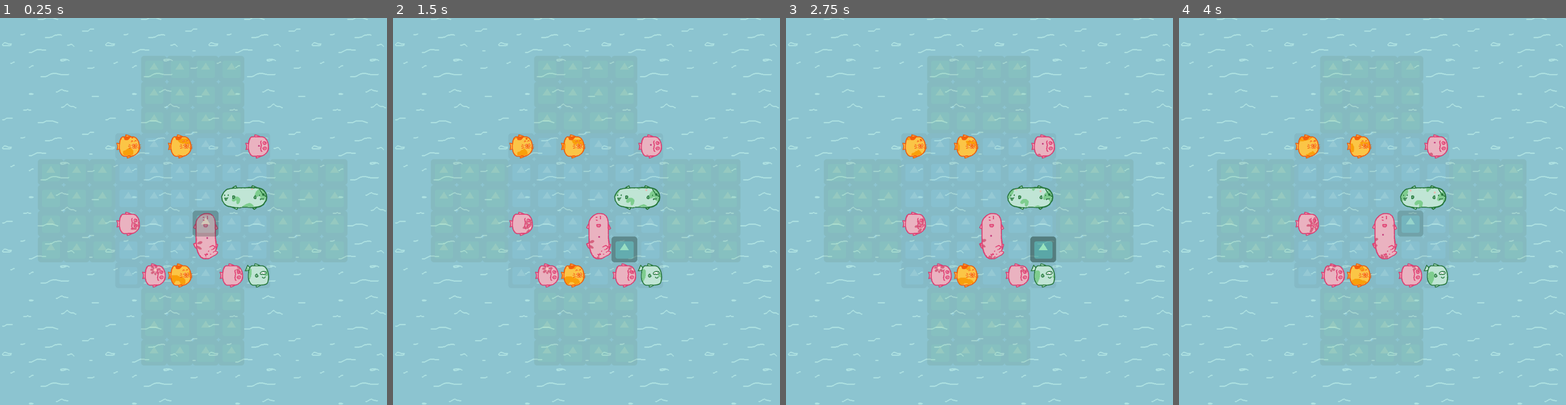
Above: before the commit, frames 1-4 (left to right).
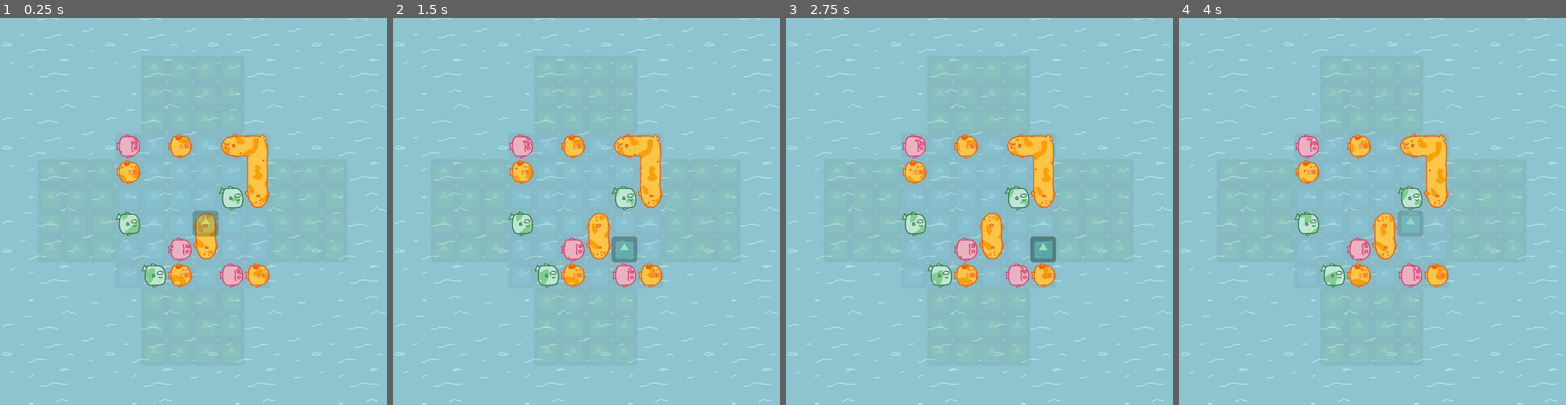
Above: after the commit, the same moments.

Repository: amckendry2/sokoban-cargo
Game: Godot game, scene res://Scenes/Docks.tscn
The game is run twice, just before and just after one commit, with the same random seed, the same clock (stepped at 60 frames per second) and the same inputs. The engine's default icon, where the game draws it, is replaced by a stand-in: a white triangle on a blue panel in a dark square.
Inputs:
- Up to frame 1 (0.25 s): no input
- Up to frame 2 (1.5 s): hold D (move_right) 0.53-1.28 s; tap E (delete_block) at 0.6 s; tap Enter at 1.25 s; hold S (move_down) from 1.28 s (still down); tap Space (select_block) at 1.35 s
- Up to frame 3 (2.75 s): tap Space (select_block) at 2 s; release S (move_down) at 2.03 s; hold D (move_right) from 2.03 s (still down); tap E (delete_block) at 2.1 s
- Up to frame 4 (4 s): release D (move_right) at 2.78 s; hold W (move_up) 2.78-3.53 s; tap Space (select_block) at 2.85 s; tap Enter at 3.5 s; hold A (move_left) from 3.53 s (still down); tap E (delete_block) at 3.6 s

The runs differ from the first frame. In frame 1, 3.9% of the frame differs, in the area x 29-70%, y 29-70%; in frame 2, 3.9%; in frame 3, 3.9%; in frame 4, 3.9%.

Commit message:
enabled chowder shader on animated block groups

Diff:
--- a/Scenes/AnimatedBlockGroup.tscn
+++ b/Scenes/AnimatedBlockGroup.tscn
@@ -1,9 +1,12 @@
-[gd_scene load_steps=3 format=2]
+[gd_scene load_steps=4 format=2]
 
 [ext_resource path="res://Scripts/AnimatedBlockGroup.gd" type="Script" id=1]
 [ext_resource path="res://Assets/ArtTileSet.tres" type="TileSet" id=2]
+[ext_resource path="res://Assets/Shaders/ChowderBlue.tres" type="Material" id=3]
 
 [node name="AnimatedBlockGroup" type="TileMap"]
+material = ExtResource( 3 )
 tile_set = ExtResource( 2 )
 format = 1
 script = ExtResource( 1 )
+tile_index = 0
--- a/Scripts/AnimatedBlockGroup.gd
+++ b/Scripts/AnimatedBlockGroup.gd
@@ -1,16 +1,19 @@
 extends DynamicTileMap
 
 const BlockLogic = preload("res://Scripts/BlockLogic.gd")
+const tile_set_resource = preload("res://Assets/ArtTileSet.tres")
 
 var _move_target: Vector2
 var _timer: Timer = null
 var _origin: Vector2
 
 # direction: BlockLogic.MoveDirection
-func init(direction, timer: Timer):
+func init(direction, timer: Timer, block_material, _tile_index):
 	_move_target = BlockLogic.directionToVec(direction) * 64
 	_timer = timer
 	_origin = position
+	tile_index = _tile_index
+	material = block_material
 	# TODO(Julian): use the correct chowder material
 
 func _process(_delta: float) -> void:
--- a/Scripts/BlockGrid.gd
+++ b/Scripts/BlockGrid.gd
@@ -4,6 +4,18 @@
 
 const animated_block_group_scene = preload("res://Scenes/AnimatedBlockGroup.tscn")
 const BlockLogic = preload("res://Scripts/BlockLogic.gd")
+
+var shader_materials = {
+	BlockLogic.BlockColor.BLUE: preload("res://Assets/Shaders/ChowderBlue.tres"),
+	BlockLogic.BlockColor.GREEN: preload("res://Assets/Shaders/ChowderGreen.tres"),
+	BlockLogic.BlockColor.YELLOW: preload("res://Assets/Shaders/ChowderOrange.tres")
+}
+
+var tile_color_indexes = {
+	BlockLogic.BlockColor.GREEN: 0,
+	BlockLogic.BlockColor.YELLOW: 1,
+	BlockLogic.BlockColor.BLUE: 2,
+}
 
 var block_state: Dictionary = {}
 var next_block_state: Dictionary = {}
@@ -36,7 +48,9 @@
 	# Could be an issue in BlockLogic or with (Dynamic)TileMap
 	for block in moved_blocks:
 		var animated_block = animated_block_group_scene.instance()
-		animated_block.init(direction, $BlockMoveTimer)
+		var block_material = shader_materials[block.color]
+		var tile_index = tile_color_indexes[block.color]
+		animated_block.init(direction, $BlockMoveTimer, block_material, tile_index)
 		animated_block.add_block(block)
 		$AnimatedBlocks.add_child(animated_block)
 	next_block_state = new_state
--- a/Scripts/BlockLogic.gd
+++ b/Scripts/BlockLogic.gd
@@ -1,6 +1,6 @@
 class_name BlockLogic extends Node2D
 
-enum BlockColor {RED, GREEN, BLUE, YELLOW}
+enum BlockColor {GREEN, BLUE, YELLOW}
 
 static func getRandomColor():
 	var keys = BlockColor.keys()
@@ -320,14 +320,11 @@
 
 # Separate a set of blocks by their color.
 static func partitionTilesByColor(blocks: Dictionary) -> Dictionary:
-	var redBlocks = {}
 	var greenBlocks = {}
 	var blueBlocks = {}
 	var yellowBlocks = {}
 	for block in blocks:
 		match block.color:
-			BlockColor.RED:
-				redBlocks[block] = null
 			BlockColor.GREEN:
 				greenBlocks[block] = null
 			BlockColor.BLUE:
@@ -335,7 +332,6 @@
 			BlockColor.YELLOW:
 				yellowBlocks[block] = null
 	return {
-		"redBlocks": redBlocks,
 		"greenBlocks": greenBlocks,
 		"blueBlocks": blueBlocks,
 		"yellowBlocks": yellowBlocks
--- a/Scripts/TogglableTileMap.gd
+++ b/Scripts/TogglableTileMap.gd
@@ -1,6 +1,6 @@
 extends TileMap
 
-var _active: bool = false
+var _active: bool = true
 
 func set_active(active):
 	_active = active
